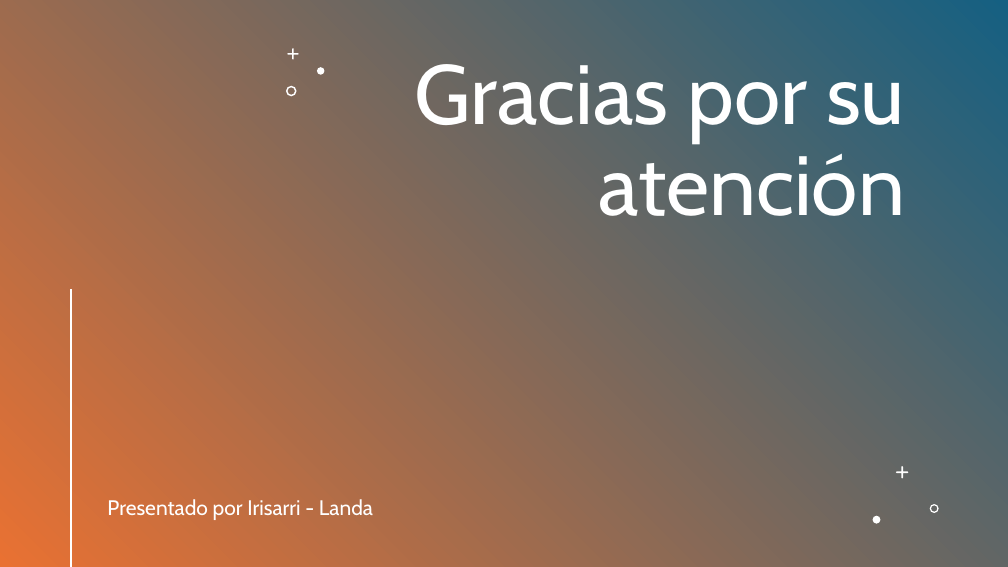
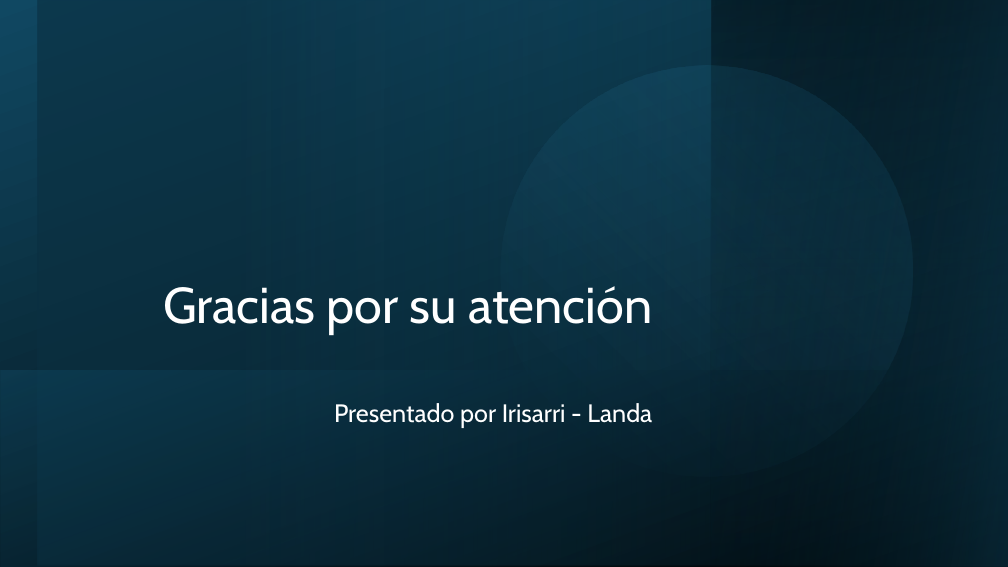
Before and after one commit to RomanLanda11/bioestadistica, a slide deck: slide 15 of tp2/Presentacion_Chikungunya.pptx (slide 10 before the commit). Drawn at 1008x567 pixels with LibreOffice and Linux fonts; fonts in the diff are those of the drawing. Boxes give left, top, right and bottom in pixels: in the first picture for what was removed or moved away, otherwise in the second. Text is boxed around its words. In the diff, an @@ line names an element or a change of style, - is before the commit and + after.

```diff
--- a/tp2/Presentacion_Chikungunya.pptx
+++ b/tp2/Presentacion_Chikungunya.pptx
@@ rectangle at <box>0,0,1008,567</box>: fill gradient #156082 to #E97132 to gradient #000000 to #104862 @@
@@ rectangle added at <box>38,0,1008,566</box>, fill gradient #0B3041 to #156082 @@
@@ ellipse added at <box>453,18,960,523</box>, fill gradient #156082 to #46B1E1 @@
@@ rectangle added at <box>711,0,1008,567</box>, fill gradient #104862 to #000000 @@
@@ rectangle added at <box>712,0,1008,567</box>, fill gradient #104862 to #000000 @@
@@ freeform shape removed at <box>287,48,299,60</box> @@
@@ title "Gracias por su atención": place and size @@
-title "Gracias por su atención" at <box>415,64,905,216</box>
+title "Gracias por su atención" at <box>163,286,652,334</box>
@@ title "Gracias por su atención" at <box>163,286,652,334</box>: size 80 to 48 pt; vertical alignment top to bottom @@
@@ freeform shape removed at <box>286,85,296,96</box> @@
@@ freeform shape removed at <box>317,67,324,75</box> @@
@@ line removed from (71, 290) to (71, 566) @@
@@ rectangle added at <box>1,371,1008,567</box>, fill gradient #104862 to #000000 @@
@@ subtitle "Presentado por Irisarri - Landa": place and size @@
-subtitle "Presentado por Irisarri - Landa" at <box>107,499,373,520</box>
+subtitle "Presentado por Irisarri - Landa" at <box>334,403,652,428</box>
@@ subtitle "Presentado por Irisarri - Landa" at <box>334,403,652,428</box>: size 20 to 24 pt; alignment left to right @@
@@ freeform shape removed at <box>896,466,909,479</box> @@
@@ freeform shape removed at <box>930,504,939,513</box> @@
@@ freeform shape removed at <box>873,516,880,523</box> @@
```
Also in this commit, not shown: 8 other slides changed, 5 slides added, 1 other file.
